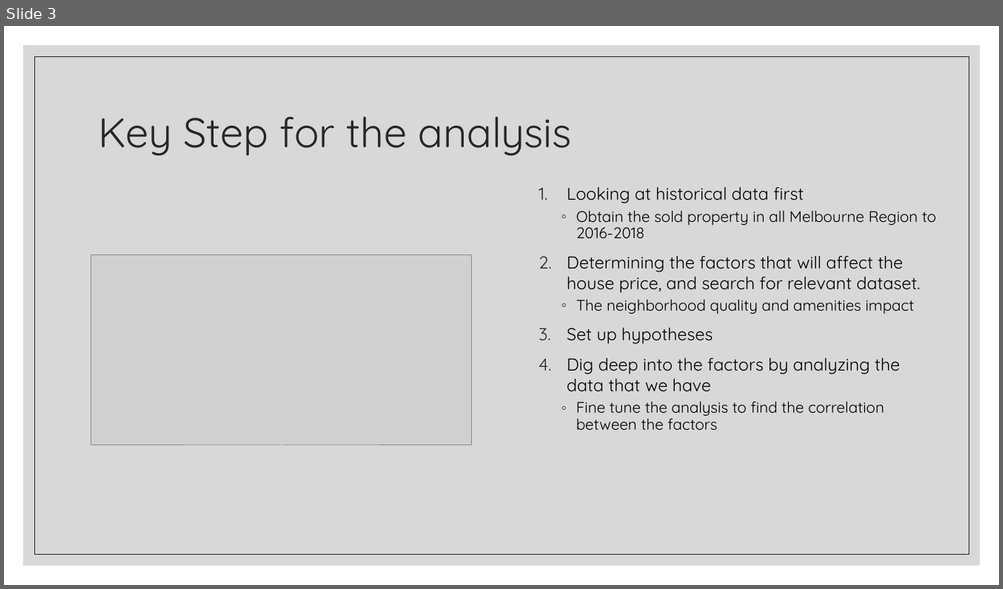
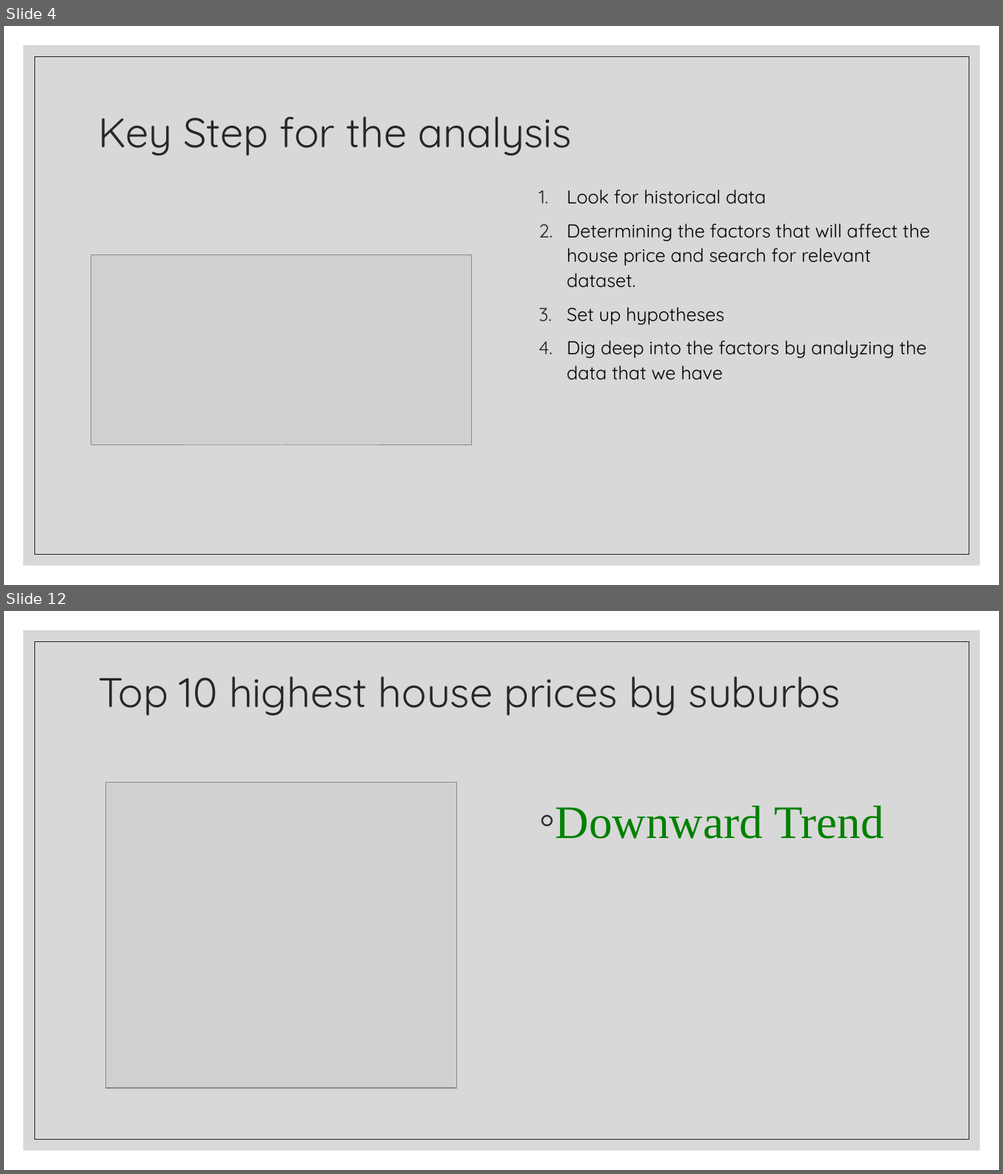
Before and after one commit to Franco1230/Data-Bootcamp-Project-1, a slide deck: Crime Rate Analysis/catherine part.pptx. Shown one above the other, each under a label of ours: slide 3 before the commit, slides 4 and 12 after it; the slides between them are not shown. The pictures are 1003x589 and 1003x1174 pixels, drawn with LibreOffice and Linux fonts; fonts in the diff are those of the drawing; grey boxes stand for pictures. Boxes give left, top, right and bottom in pixels: in the first picture for what was removed or moved away, otherwise in the second. Text is boxed around its words. In the diff, an @@ line names an element or a change of style, - is before the commit and + after.

```diff
--- a/Crime Rate Analysis/catherine part.pptx
+++ b/Crime Rate Analysis/catherine part.pptx
@@ slide 12 added at (x1=4, y1=611, x2=999, y2=1170), background #FFFFFF; not listed: 2 template elements that a slide beside it also shows @@
@@ title added at (x1=99, y1=676, x2=840, y2=715), 40 pt, text #262626 @@
+Top 10 highest house prices by suburbs
@@ picture added at (x1=105, y1=783, x2=457, y2=1088) @@
@@ text added at (x1=555, y1=806, x2=883, y2=839), 45 pt, text #008000 @@
+◦ Downward Trend
@@ what was slide 3 is now slide 4 @@
@@ slide 4 changed as well @@
@@ text at (x1=566, y1=190, x2=930, y2=288): text changed; size 16.6 to 18 pt @@
-1. Looking at historical data first
-  ◦ Obtain the sold property in all Melbourne Region to 2016-2018
-2. Determining the factors that will affect the house price, and search for relevant dataset.
-  ◦ The neighborhood quality and amenities impact
+1. Look for historical data
+2. Determining the factors that will affect the house price and search for relevant dataset.
@@ text at (x1=566, y1=307, x2=927, y2=380): size 16.6 to 18 pt in "Set up hypotheses", "Dig deep into the factors by analyzing ..."; line spacing 1 to 1.1 @@
@@ text at (x1=576, y1=401, x2=884, y2=430): paragraph removed @@
-  ◦ Fine tune the analysis to find the correlation between the factors
```
Also in this commit, not shown: 3 other slides changed, 22 other slides added, 5 other files.
